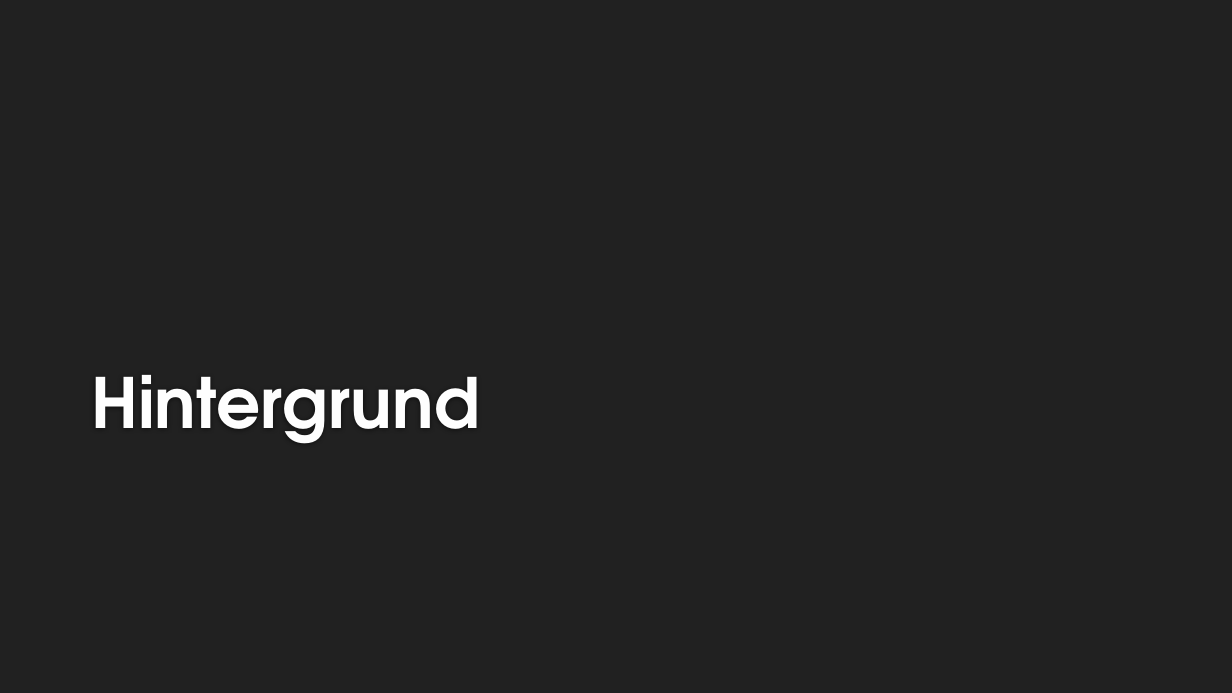
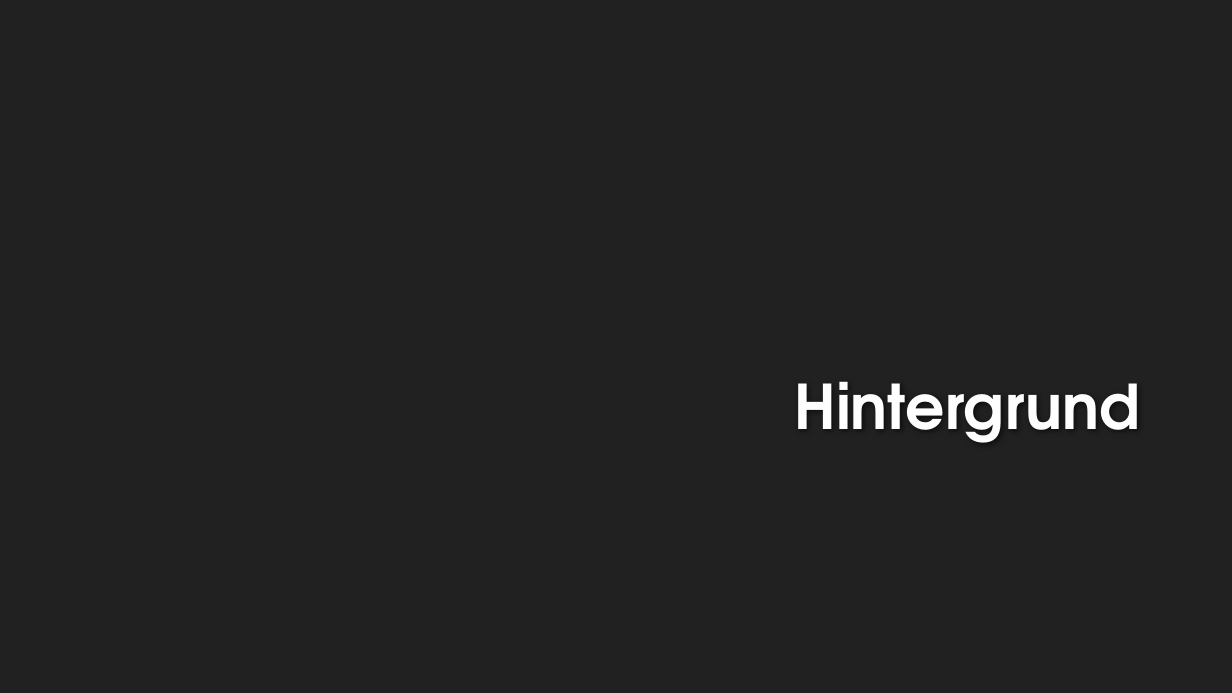
Before and after one commit to EmKaCe/DoctorWhy, a slide deck: slide 6 of Information/Präsentation.pptx (slide 4 before the commit). Drawn at 1232x693 pixels with LibreOffice and Linux fonts; fonts in the diff are those of the drawing; background and template pictures are left out. Boxes give left, top, right and bottom in pixels: in the first picture for what was removed or moved away, otherwise in the second. Text is boxed around its words. In the diff, an @@ line names an element or a change of style, - is before the commit and + after.

```diff
--- a/Information/Präsentation.pptx
+++ b/Information/Präsentation.pptx
@@ title "Hintergrund": place and size @@
-title "Hintergrund" at (91, 375, 480, 444)
+title "Hintergrund" at (794, 381, 1139, 443)
@@ title "Hintergrund" at (794, 381, 1139, 443): size 54 to 48 pt; alignment left to right @@
```
Also in this commit, not shown: 2 other slides changed, 12 slides added, 18 slides removed.
